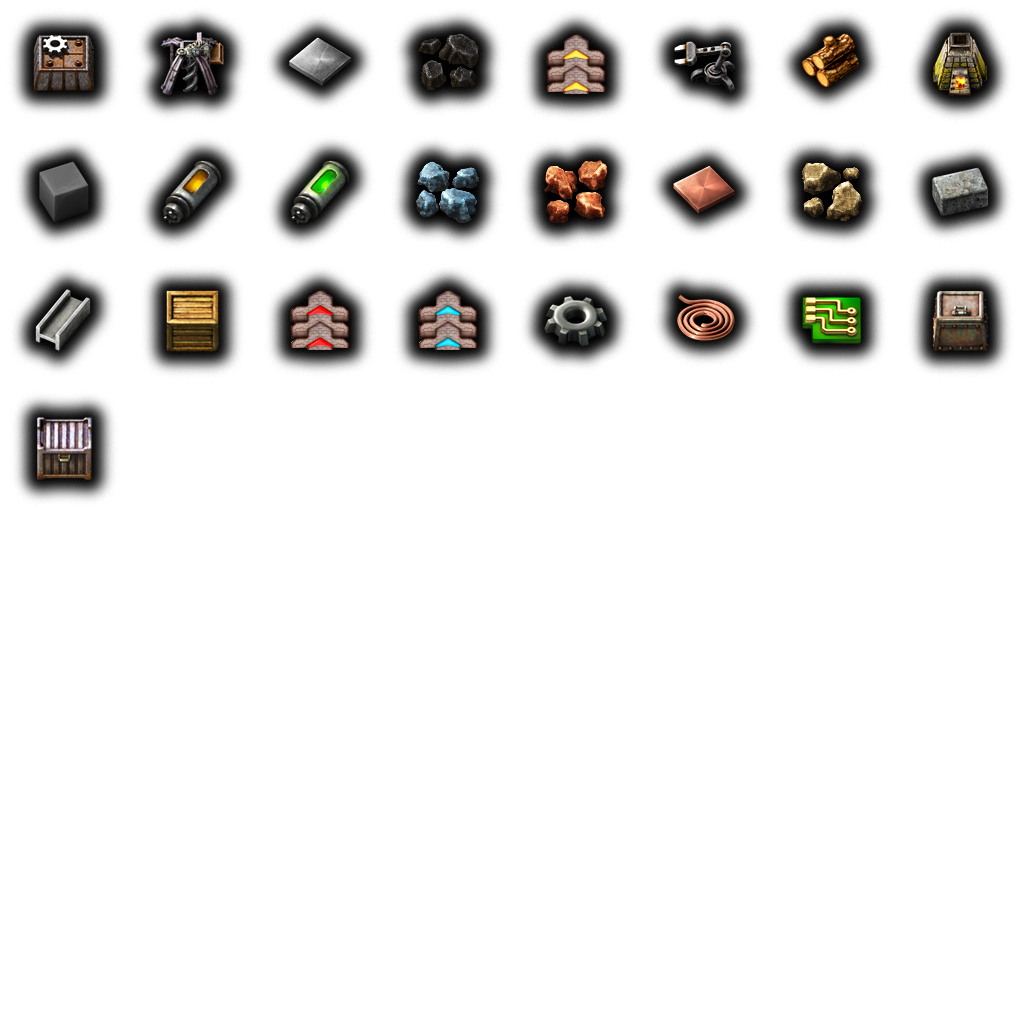
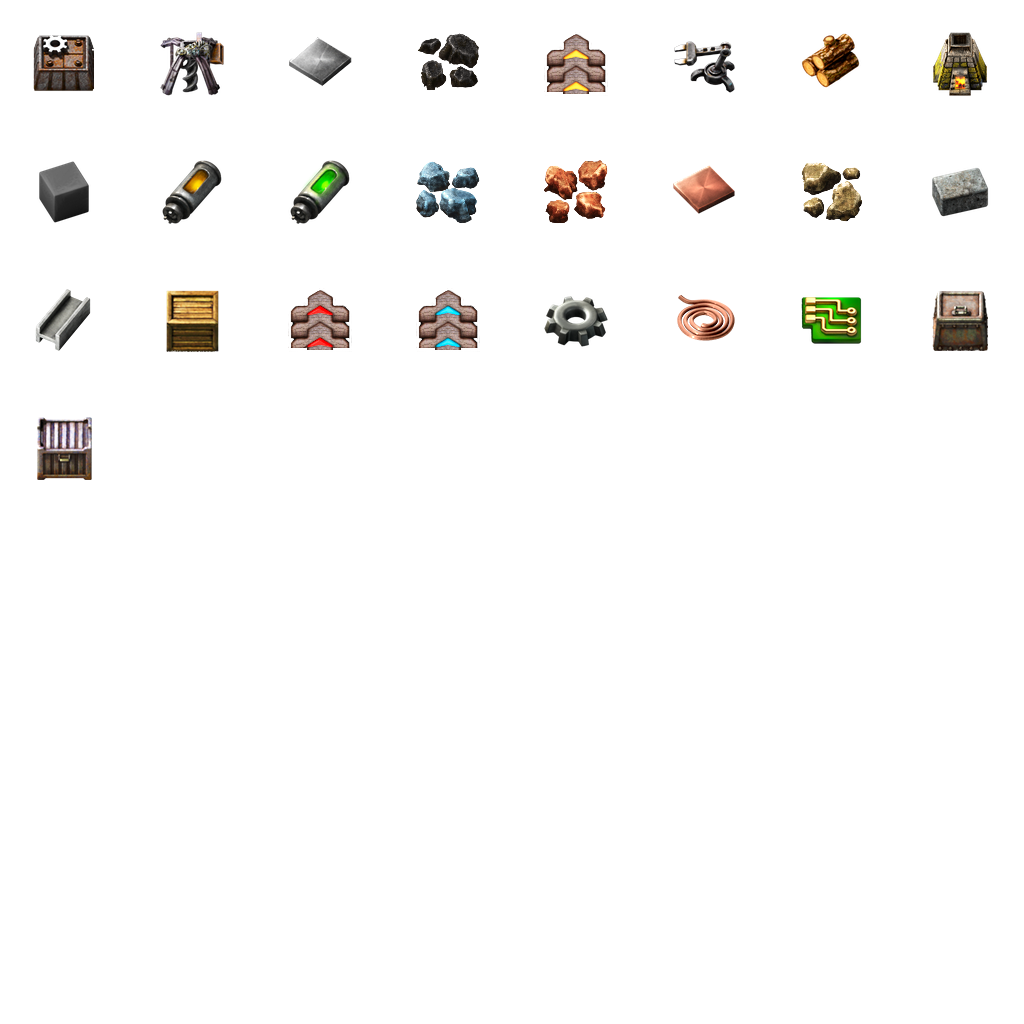
The second (1024, 1024) image is a revision of the first. Changes to its layers:
pixels changed over [left=7, top=6, right=1015, bottom=506] (layer not identified)
